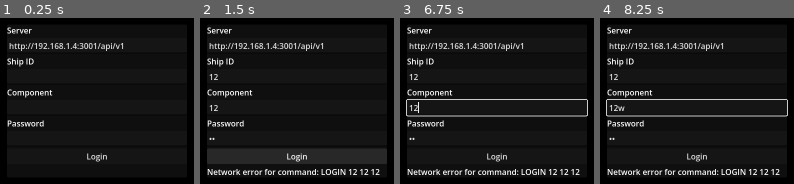
Above: before the commit, frames 1-4 (left to right).
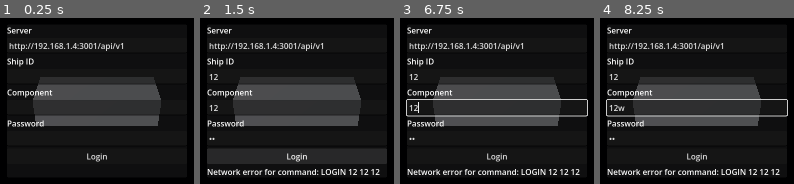
Above: after the commit, the same moments.

Repository: blkgoose/helion
Game: Godot game, scene res://scenes/main.tscn
Same seed, same stepped clock (60 frames per second), same inputs: the game is played once before the commit and once after it.
Inputs (mouse positions are in pixels of both pictures, inside the frame that each line leads up to):
- Up to frame 1 (0.25 s): no input
- Up to frame 2 (1.5 s): click (297, 76) at 0.52 s; type "12" at 0.6 s; click (297, 107) at 0.75 s; type "12" at 0.83 s; click (297, 139) at 0.98 s; type "12" at 1.07 s; click "Login" at 1.25 s
- Up to frame 3 (6.75 s): tap Enter at 2, 3.5, 5 s; move the mouse to (outside the picture) at 2.02 s; hold D 2.03-2.75 s; click (outside the picture) at 2.17 s; tap Space at 2.27, 2.75, 4.25, 5.27, 5.75 s; drag from (outside the picture) to (outside the picture) at 2.77 s; move the mouse to (outside the picture) at 3.52 s; hold D 3.53-4.25 s; drag from (outside the picture) to (outside the picture) at 4.27 s; move the mouse to (outside the picture) at 5.02 s; hold A 5.03-5.75 s; drag from (outside the picture) to (outside the picture) at 5.77 s; move the mouse to (537, 101) at 6.52 s; hold S from 6.53 s (still down); click (537, 101) at 6.67 s
- Up to frame 4 (8.25 s): release S at 7.25 s; drag from (outside the picture) to (outside the picture) at 7.27 s; move the mouse to (outside the picture) at 8.02 s; hold W from 8.03 s (still down)

The runs differ from the first frame. In frame 1, 19% of the frame differs, in the area x 17-83%, y 35-66%; in frame 2, 19%; in frame 3, 18%; in frame 4, 18%.

Commit message:
Fix black screen: clamp camera near/far ratio
A far plane of 1e7 against near 0.05 made the light culler's frustum
intersection fail every frame. Use near 0.5 / far 1e5.

Co-Authored-By: Claude <noreply@anthropic.com>

Diff:
--- a/scripts/main.gd
+++ b/scripts/main.gd
@@ -49,7 +49,9 @@
 	add_child(_ship)
 
 	_camera = TacticalCamera.new()
-	_camera.far = 1.0e7
+	# A huge far/near ratio makes the light culler's frustum intersection fail (black screen).
+	_camera.near = 0.5
+	_camera.far = 1.0e5
 	add_child(_camera)
 	_camera.make_current()
 
